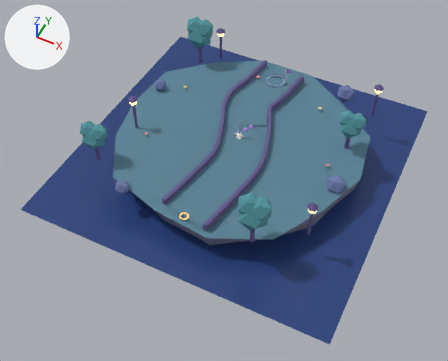
One commit to the glTF model ui/3d/minigolf/course-17.glb: the scene before it, then after it.
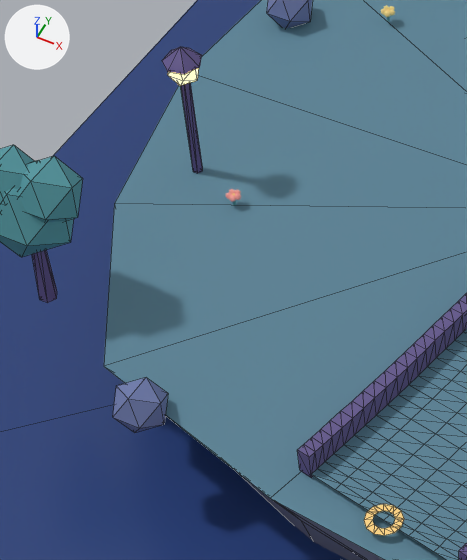
The first picture shows the older version from a camera (50 mm lens) standing at (7.3, -15.94, 17.01) and looking at (0.13, -1.6, -0.91). The close-ups show the older and then the newer version on the part from 19% to 46% of the width and 23% to 63% of the height of that picture. Only the edits that show in the close-ups are written down. Lighting does not change. The marker at upper left points along +X, +Y and +Z. The close-ups show mesh edges as thin lines.

Script lines for the objects in view, before the commit:
```python
me_island_turf_edge_mesh_016 = bpy.data.meshes.new('island-turf-edge-mesh.016')
me_island_turf_edge_mesh_016.from_pydata(...)  # 15 vertices, 14 faces; spans x -4.86..4.95, y -4.86..4.95, z -0.12..0.04
me_island_turf_edge_mesh_016.materials.append(mat_minigolf_grass_night)  # blue #578195
me_lantern_cap_mesh_024 = bpy.data.meshes.new('lantern-cap-mesh.024')
me_lantern_cap_mesh_024.from_pydata(...)  # a 7-sided cone pointing to +z spanning x -4.08..-3.7, y -1.495..-1.105, z 1.4..1.58
me_lantern_cap_mesh_024.materials.append(mat_minigolf_wood_night)  # blue #61558b
me_lantern_post_mesh_024 = bpy.data.meshes.new('lantern-post-mesh.024')
me_lantern_post_mesh_024.from_pydata(...)  # a 6-sided cylinder along z spanning x -3.955..-3.845, y -1.348..-1.252, z -0.04..1.32
me_lantern_post_mesh_024.materials.append(mat_minigolf_wood_night)  # blue #61558b
ob_island_turf_edge_016 = bpy.data.objects.new('island-turf-edge.016', me_island_turf_edge_mesh_016)
ob_island_turf_edge_016.location = (0.0, 0.0, 0.0)
ob_lantern_cap_024 = bpy.data.objects.new('lantern-cap.024', me_lantern_cap_mesh_024)
ob_lantern_cap_024.location = (0.0, 0.0, 0.0)
ob_lantern_post_024 = bpy.data.objects.new('lantern-post.024', me_lantern_post_mesh_024)
ob_lantern_post_024.location = (0.0, 0.0, 0.0)
# also in view: 'tee-ring.016' at (0.0, -4.45, 0.01); 'faceted-rock.112' at (-4.28, 1.2, 0.12); 'island-rock-plinth.016' at (0.04, 0.04, -0.61); 'faceted-canopy.121' at (-4.44, -3.45, 1.42); 'surface-grass' at (0.02, -0.02, 0.0)
```
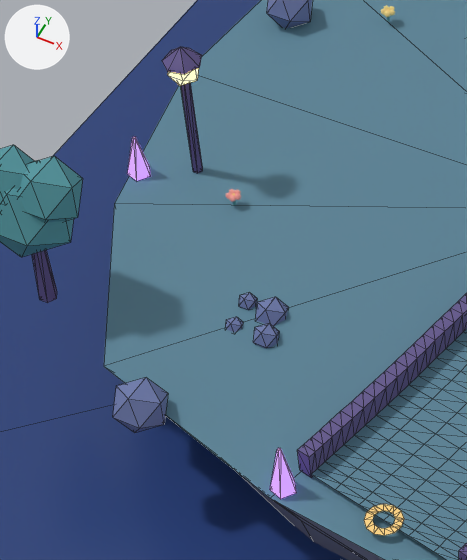
Where the change shows, as pixel boxes (x1, y1, x2, y2) in the close-ups (467 x 560 px):
'deco-shard.014', added (purple): after (270, 448, 296, 499)
'deco-pebble.266', added (blue): after (256, 297, 288, 326)
'deco-shard.012', added (purple): after (127, 136, 151, 181)
'deco-pebble.265', added (blue): after (253, 323, 279, 348)
'deco-pebble.267', added: after (239, 292, 257, 310)
'deco-pebble.264', added: after (226, 317, 243, 332)

The change, as a diff of the scene's bpy script:
```diff
--- a/ui/3d/minigolf/course-17.glb.py
+++ b/ui/3d/minigolf/course-17.glb.py
@@ mat_minigolf_deco_shard_glow_night @@
+mat_minigolf_deco_shard_glow_night = principled_material('minigolf-deco-shard-glow-night')
+mat_minigolf_deco_shard_glow_night.base_color = (0.52, 0.28, 0.92)  # purple #bf90f6
+mat_minigolf_deco_shard_glow_night.roughness = 0.3
+mat_minigolf_deco_shard_glow_night.emission_color = (0.468, 0.252, 0.828)  # purple #b689eb
+mat_minigolf_deco_shard_glow_night.emission_strength = 1.0
@@ me_deco_shard_mesh_014 @@
+me_deco_shard_mesh_014.from_pydata(...)  # a 5-sided cut cone along z (radius 0.13 at the low end, 0.02 at the high end) spanning x -1.105..-0.87, y -4.624..-4.376, z -0.04..0.5
+me_deco_shard_mesh_014.materials.append(mat_minigolf_deco_shard_glow_night)  # purple #bf90f6, glowing purple #b689eb
@@ me_deco_shard_mesh_012 @@
+me_deco_shard_mesh_012.from_pydata(...)  # a 5-sided cut cone along z (radius 0.13 at the low end, 0.02 at the high end) spanning x -4.505..-4.27, y -1.724..-1.476, z -0.04..0.44
+me_deco_shard_mesh_012.materials.append(mat_minigolf_deco_shard_glow_night)  # purple #bf90f6, glowing purple #b689eb
@@ me_deco_pebble_mesh_267 @@
+me_deco_pebble_mesh_267.from_pydata(...)  # an icosphere of 20 faces spanning x -2.533..-2.363, y -2.802..-2.631, z -0.055..0.115
+me_deco_pebble_mesh_267.materials.append(mat_minigolf_rock_night)  # blue #6c79aa
@@ me_deco_pebble_mesh_266 @@
+me_deco_pebble_mesh_266.from_pydata(...)  # an icosphere of 20 faces spanning x -2.329..-2.023, y -2.882..-2.575, z -0.153..0.153
+me_deco_pebble_mesh_266.materials.append(mat_minigolf_rock_night)  # blue #6c79aa
@@ me_deco_pebble_mesh_265 @@
+me_deco_pebble_mesh_265.from_pydata(...)  # an icosphere of 20 faces spanning x -2.176..-1.938, y -3.147..-2.909, z -0.089..0.149
+me_deco_pebble_mesh_265.materials.append(mat_minigolf_rock_night)  # blue #6c79aa
@@ me_deco_pebble_mesh_264 @@
+me_deco_pebble_mesh_264.from_pydata(...)  # an icosphere of 20 faces spanning x -2.498..-2.328, y -3.111..-2.941, z -0.085..0.085
+me_deco_pebble_mesh_264.materials.append(mat_minigolf_rock_night)  # blue #6c79aa
@@ ob_deco_shard_014 @@
+ob_deco_shard_014 = bpy.data.objects.new('deco-shard.014', me_deco_shard_mesh_014)
+ob_deco_shard_014.location = (0.0, 0.0, 0.0)
@@ ob_deco_shard_012 @@
+ob_deco_shard_012 = bpy.data.objects.new('deco-shard.012', me_deco_shard_mesh_012)
+ob_deco_shard_012.location = (0.0, 0.0, 0.0)
@@ ob_deco_pebble_267 @@
+ob_deco_pebble_267 = bpy.data.objects.new('deco-pebble.267', me_deco_pebble_mesh_267)
+ob_deco_pebble_267.location = (0.0, 0.0, 0.0)
@@ ob_deco_pebble_266 @@
+ob_deco_pebble_266 = bpy.data.objects.new('deco-pebble.266', me_deco_pebble_mesh_266)
+ob_deco_pebble_266.location = (0.0, 0.0, 0.0)
@@ ob_deco_pebble_265 @@
+ob_deco_pebble_265 = bpy.data.objects.new('deco-pebble.265', me_deco_pebble_mesh_265)
+ob_deco_pebble_265.location = (0.0, 0.0, 0.0)
@@ ob_deco_pebble_264 @@
+ob_deco_pebble_264 = bpy.data.objects.new('deco-pebble.264', me_deco_pebble_mesh_264)
+ob_deco_pebble_264.location = (0.0, 0.0, 0.0)
```
